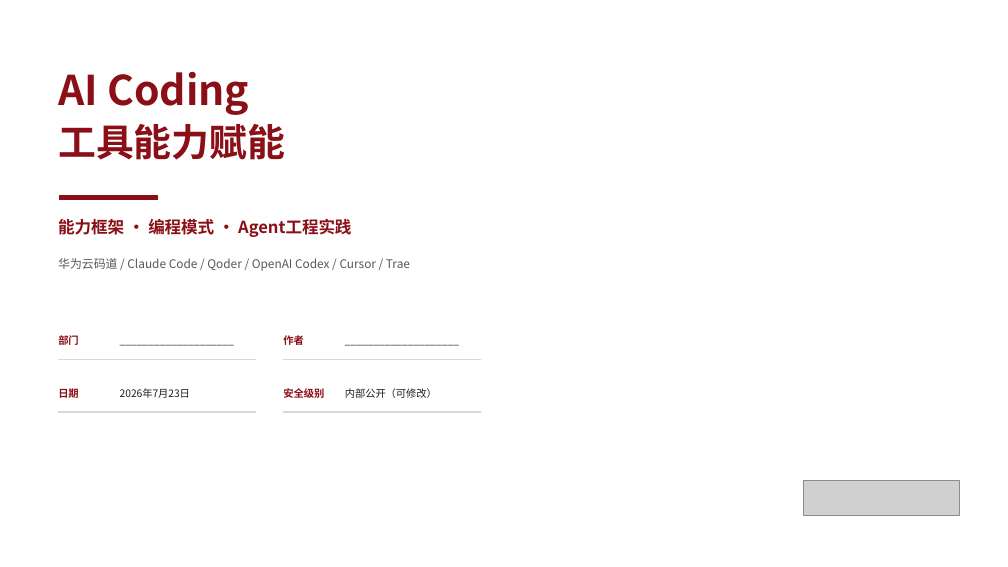
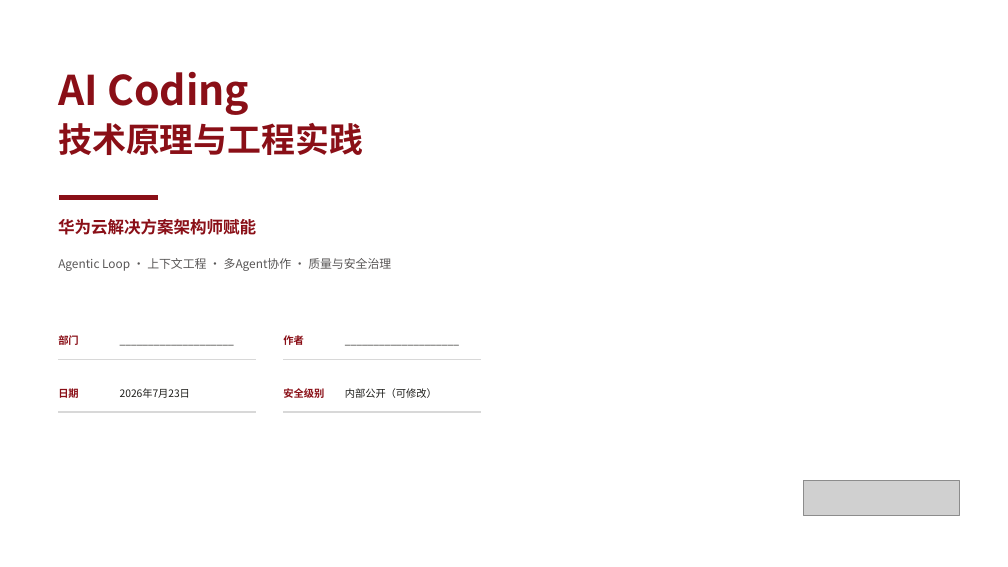
Before and after one commit to peter-liu1997/ai-solution-reports, a slide deck: slide 1 of AI-Coding-工具能力赋能-16页华为企业方案风格版.pptx. Drawn at 1008x567 pixels with LibreOffice and Linux fonts; fonts in the diff are those of the drawing; grey boxes stand for pictures; background and template pictures are left out. Boxes give left, top, right and bottom in pixels: in the first picture for what was removed or moved away, otherwise in the second. Text is boxed around its words. In the diff, an @@ line names an element or a change of style, - is before the commit and + after.

```diff
--- a/AI-Coding-工具能力赋能-16页华为企业方案风格版.pptx
+++ b/AI-Coding-工具能力赋能-16页华为企业方案风格版.pptx
@@ text at <box>58,123,363,155</box>: text changed; size 36 to 32.2 pt @@
-工具能力赋能
+技术原理与工程实践
@@ text at <box>58,219,256,235</box>: text changed @@
-能力框架 · 编程模式 · Agent工程实践
+华为云解决方案架构师赋能
@@ text at <box>58,258,391,271</box>: text changed @@
-华为云码道 / Claude Code / Qoder / OpenAI Codex / Cursor / Trae
+Agentic Loop · 上下文工程 · 多Agent协作 · 质量与安全治理
```
Also in this commit, not shown: 9 other slides changed, 2 slides added, 2 slides removed.
